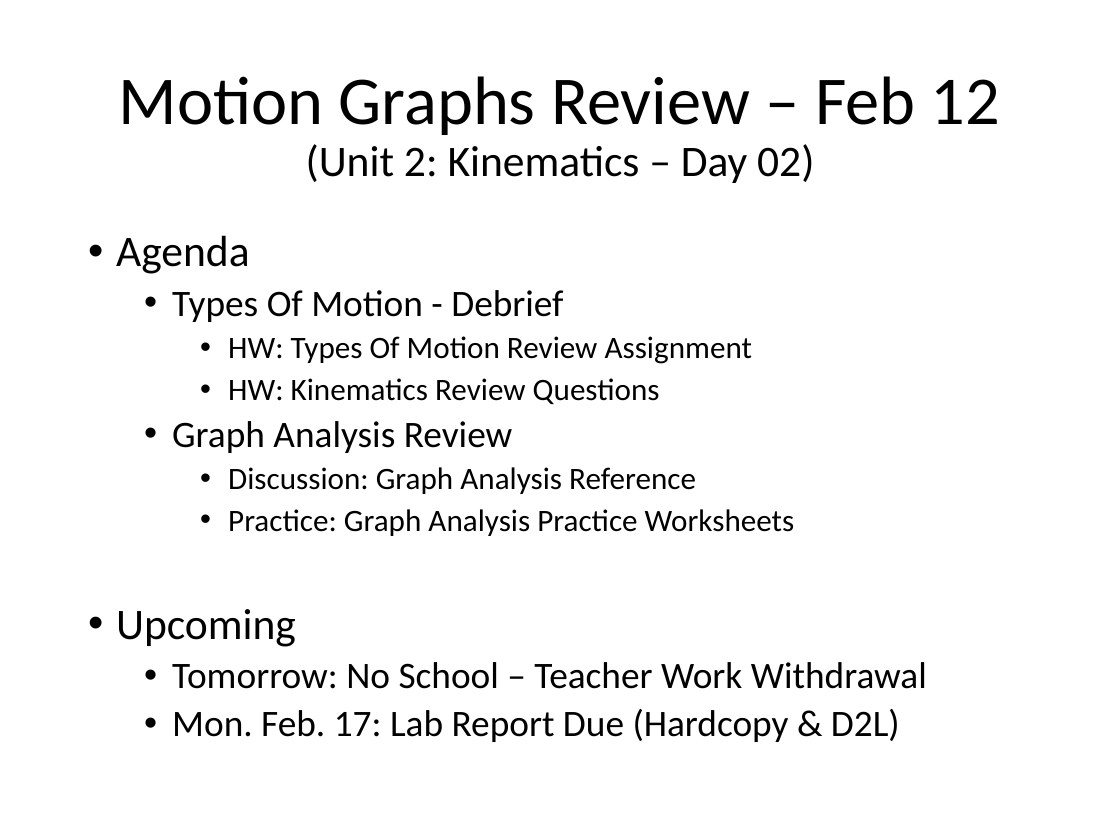
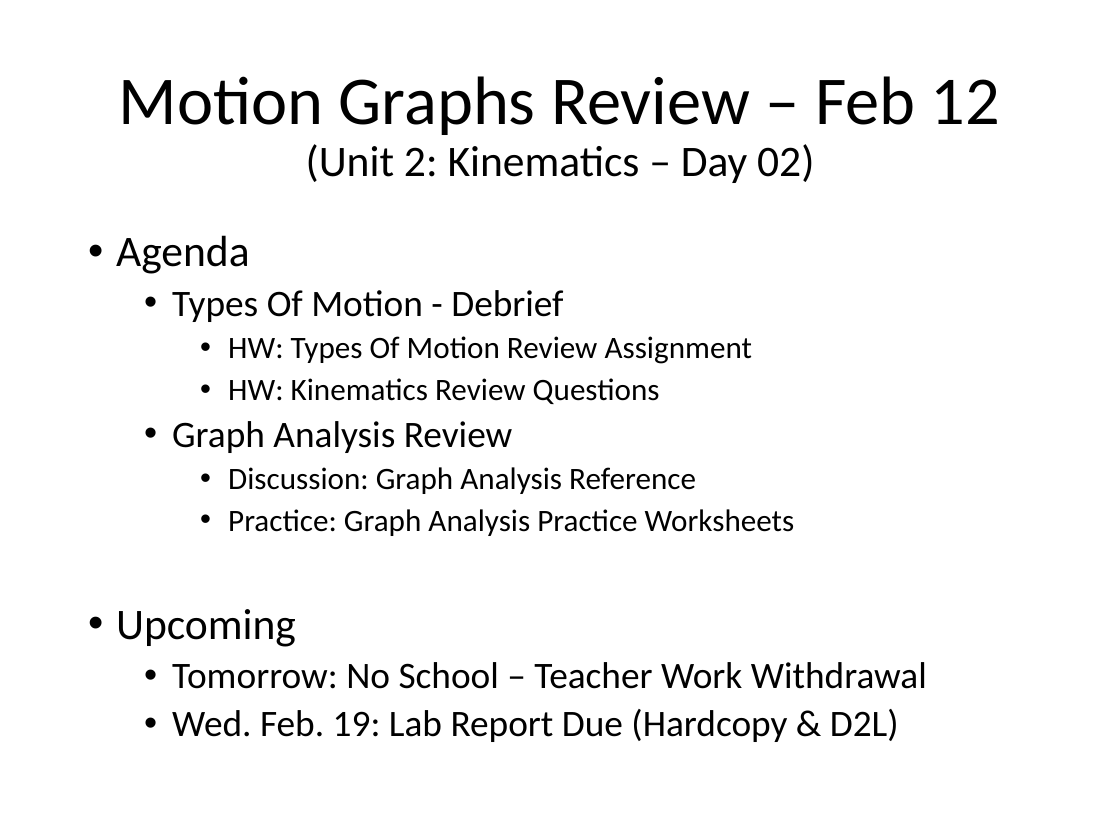
Before and after one commit to Greg5519/SPH4U0, a slide deck: slide 1 of Daily Agendas/Day2.3 MotionGraphsReview.pptx. Drawn at 1120x840 pixels with LibreOffice and Linux fonts; fonts in the diff are those of the drawing. Boxes give left, top, right and bottom in pixels: in the first picture for what was removed or moved away, otherwise in the second. Text is boxed around its words. In the diff, an @@ line names an element or a change of style, - is before the commit and + after.

```diff
--- a/Daily Agendas/Day2.3 MotionGraphsReview.pptx
+++ b/Daily Agendas/Day2.3 MotionGraphsReview.pptx
@@ text at (172, 709, 899, 742): text changed @@
-  • Mon. Feb. 17: Lab Report Due (Hardcopy & D2L)
+  • Wed. Feb. 19: Lab Report Due (Hardcopy & D2L)
```
Also in this commit, not shown: 1 other file.
